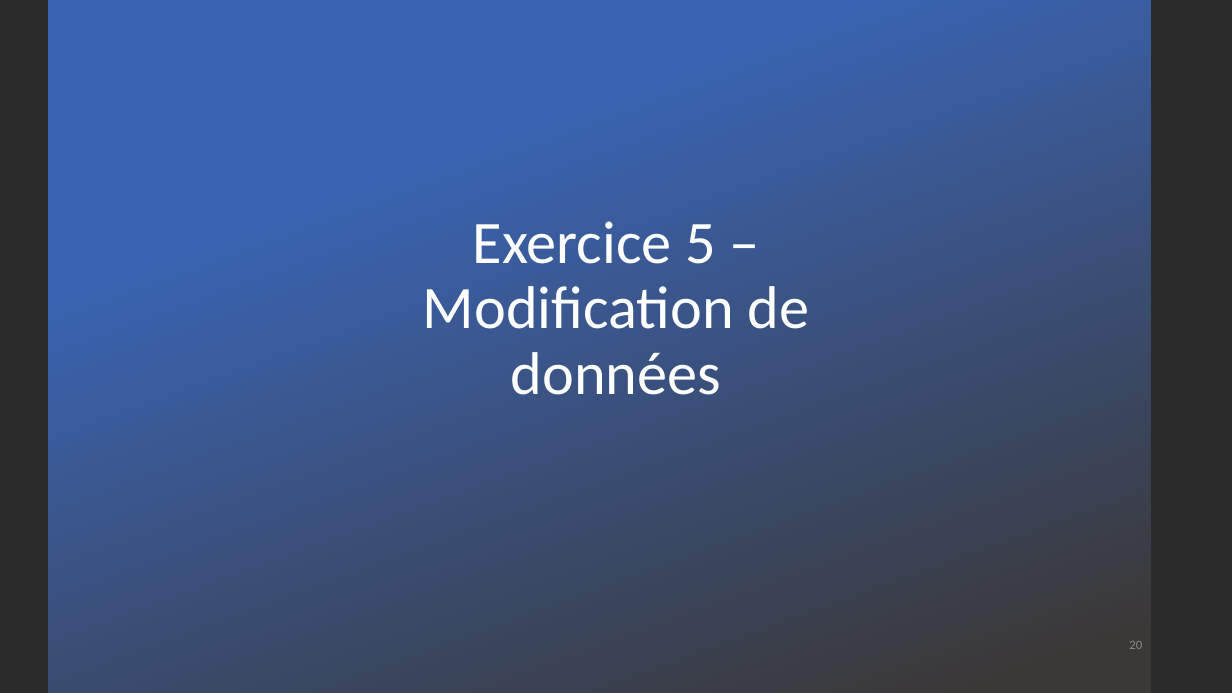
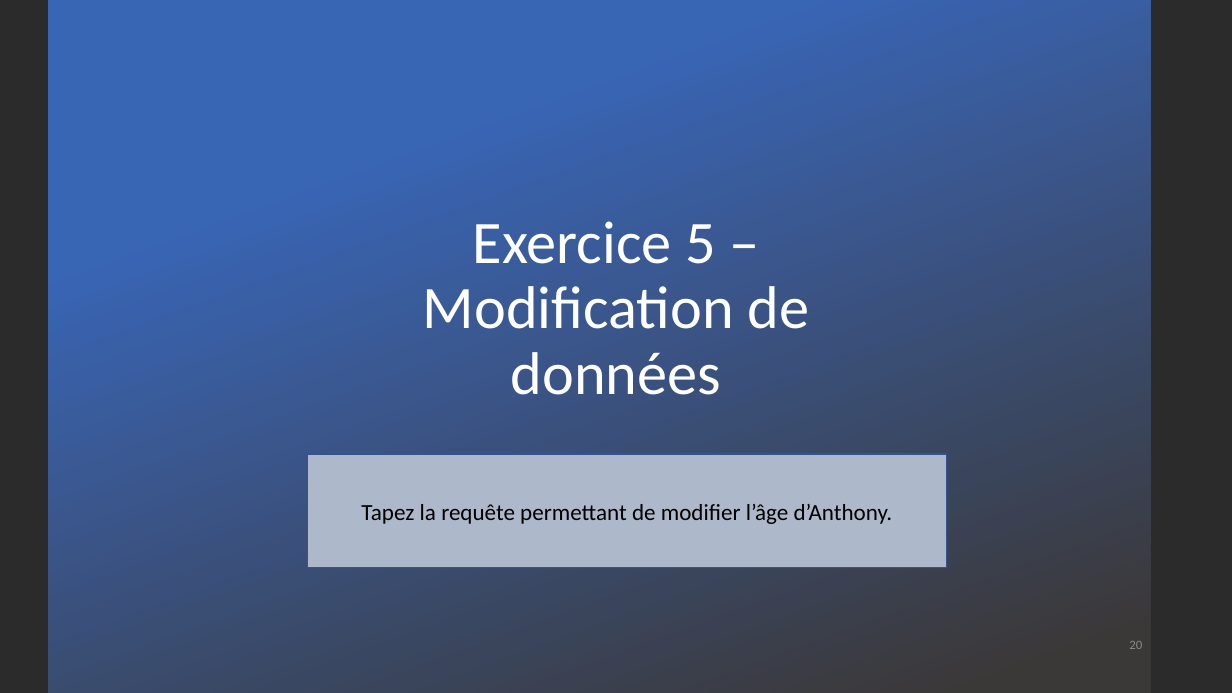
Before and after one commit to DylanMielot/FormationFormateur, a slide deck: slide 20 of Formation de formateur.pptx. Drawn at 1232x693 pixels with LibreOffice and Linux fonts; fonts in the diff are those of the drawing; background and template pictures are left out; a plain dark background stands for a picture behind light text. Boxes give left, top, right and bottom in pixels: in the first picture for what was removed or moved away, otherwise in the second. Text is boxed around its words. In the diff, an @@ line names an element or a change of style, - is before the commit and + after.

```diff
--- a/Formation de formateur.pptx
+++ b/Formation de formateur.pptx
@@ rectangle added at bbox=[308, 454, 946, 567], fill #ADB9CA, outline #325491 1 pt, 18 pt, text #000000 @@
+Tapez la requête permettant de modifier l’âge d’Anthony.
```
Also in this commit, not shown: 13 other slides changed, 1 slide added, 2 slides removed, 1 other file.
